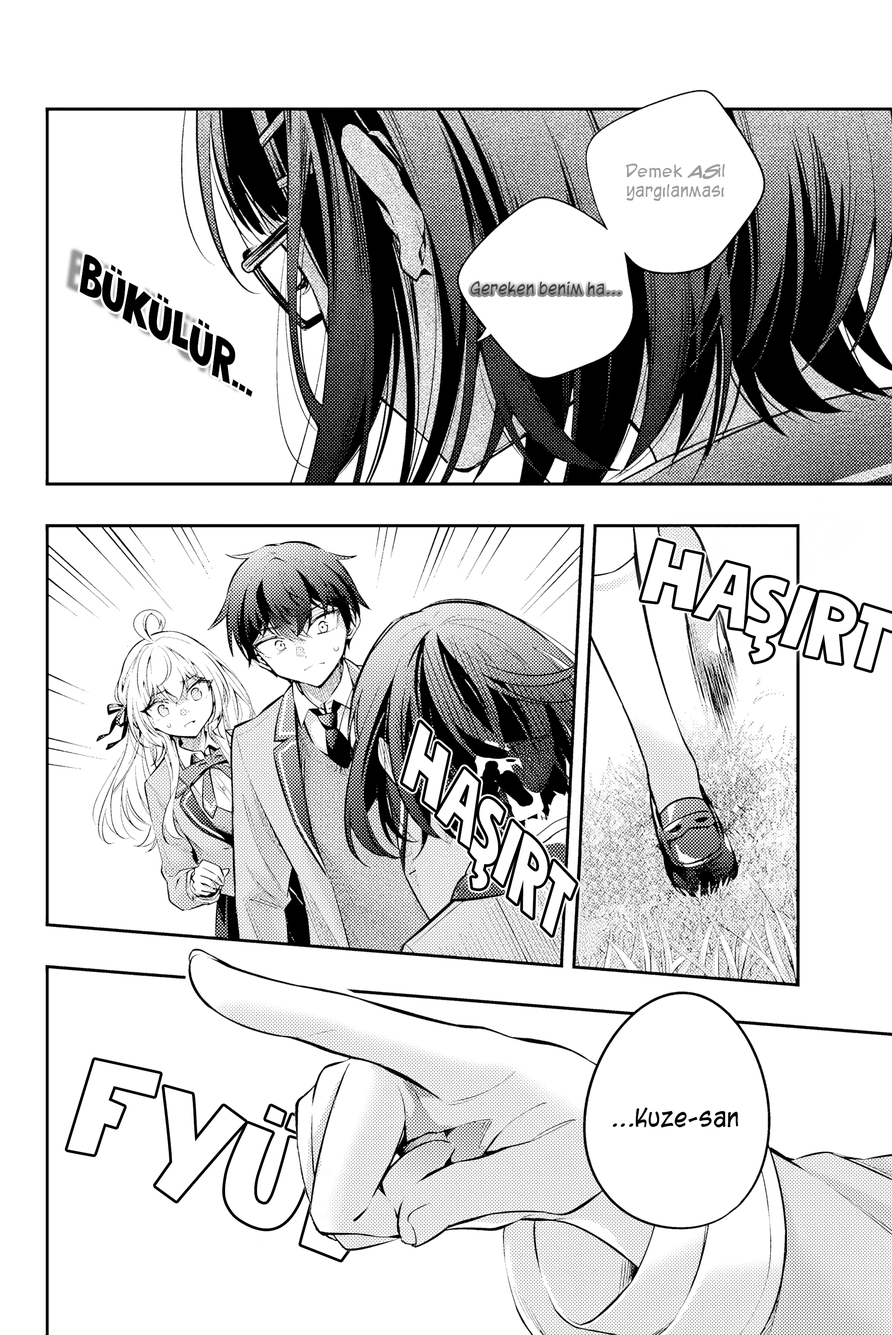
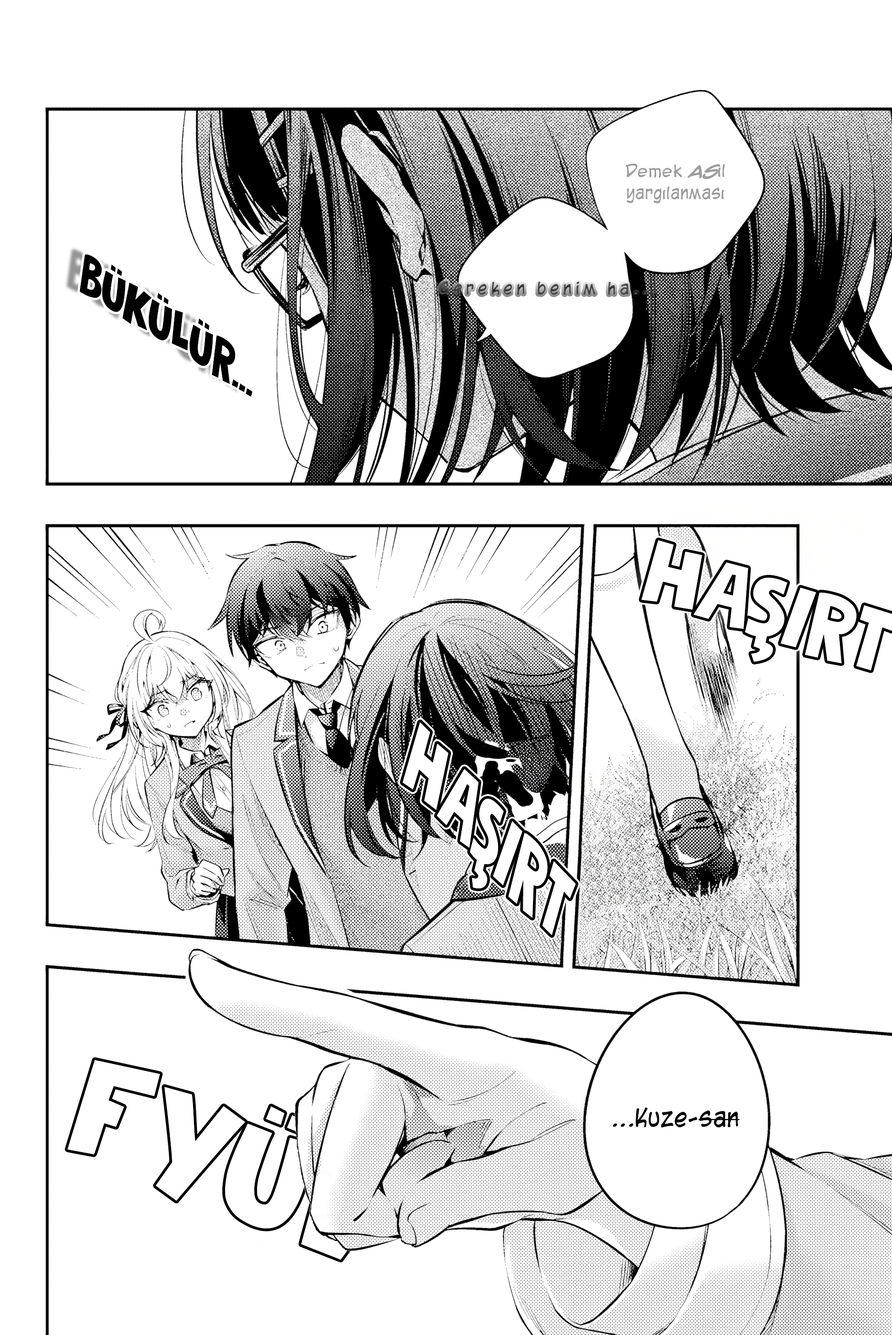
Before/after of a 892 x 1335 layered artwork. What changed in the layer stack:
painted on "Gereken benim ha..." over <box>439,280,656,296</box>
painted on "Demek asıl yargılanması" over <box>626,183,725,204</box>
painted on "...Kuze-san" over <box>698,1118,740,1121</box>
